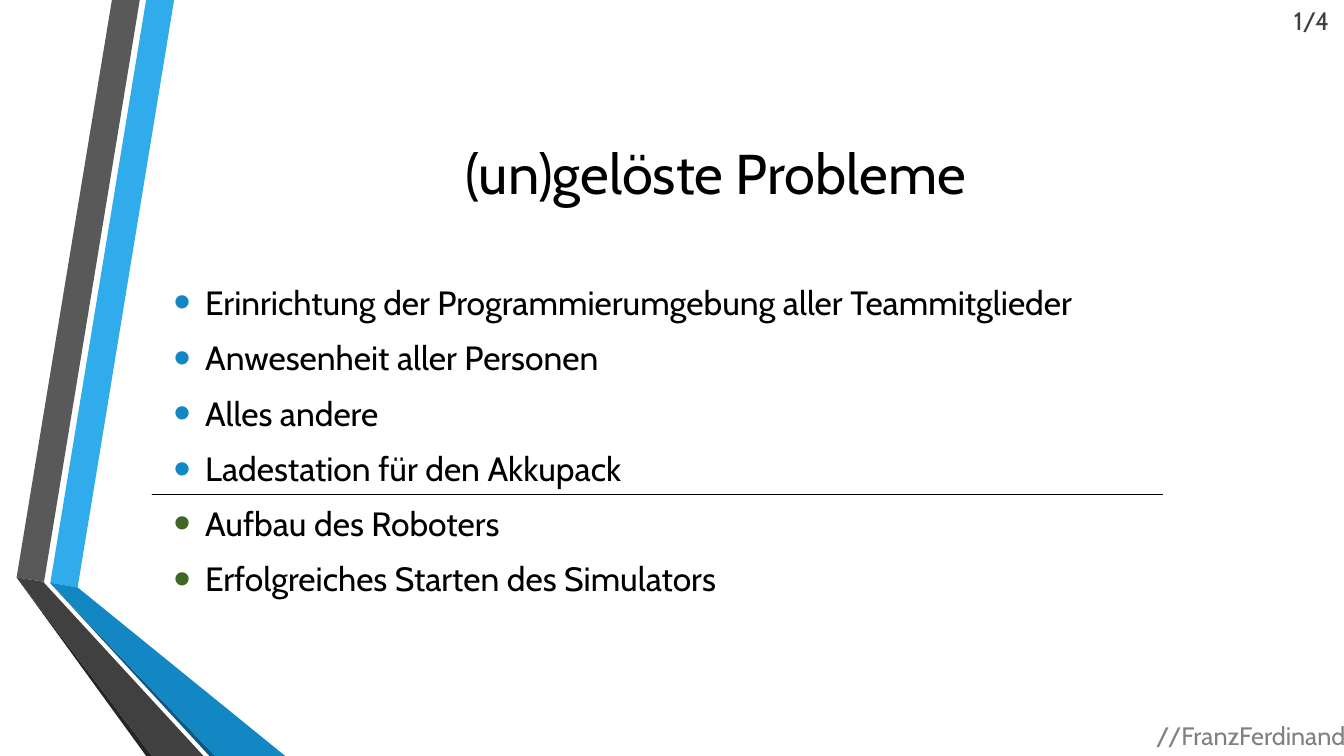
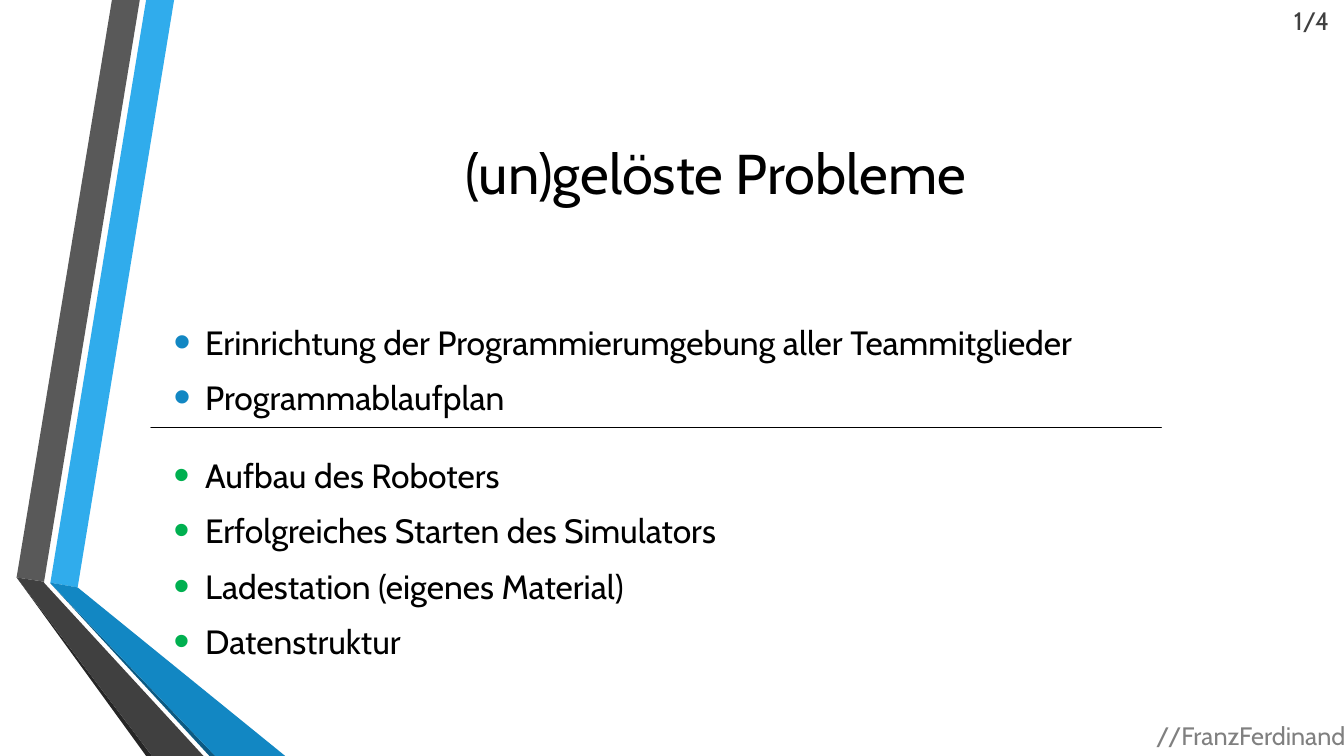
Before and after one commit to Sinnlosvoll/FranzFerdinand, a slide deck: slide 2 of Scrum/18.03.2014.pptm. Drawn at 1344x756 pixels with LibreOffice and Linux fonts; fonts in the diff are those of the drawing; background and template pictures are left out. Boxes give left, top, right and bottom in pixels: in the first picture for what was removed or moved away, otherwise in the second. Text is boxed around its words. In the diff, an @@ line names an element or a change of style, - is before the commit and + after.

Commit message:
heutige scrum geändert

```diff
--- a/Scrum/18.03.2014.pptm
+++ b/Scrum/18.03.2014.pptm
@@ text at [205, 384, 504, 418]: text changed @@
-• Anwesenheit aller Personen
-• Alles andere
-• Ladestation für den Akkupack
+• Programmablaufplan
@@ line moved from (152, 494) - (1164, 494) to (151, 427) - (1162, 427) @@
@@ text "Aufbau des Roboters": place and size @@
-text "Aufbau des Roboters" at [205, 510, 716, 599]
+text "Aufbau des Roboters" at [205, 462, 716, 655]
@@ text at [205, 462, 716, 551]: bullet colour #3F6623 to #00B050 @@
@@ text at [205, 573, 624, 655]: paragraphs added @@
+• Ladestation (eigenes Material)
+• Datenstruktur
```
